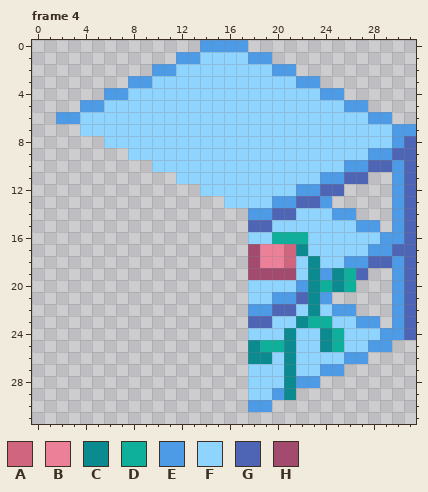
Two versions of one pixel-art file, Assets/Art/Decoration/S_ENV_Cupboard.aseprite. Above, as it was before the edit.
32x32 pixels, 4 frames. Shown: frame 4. The commit also changed other frames, which this record leaves out.
Palette (. is transparent): A #cf657f  B #ed8099  C #0b8a8f  D #0eaf9b  E #4d9be6  F #8fd3ff  G #4d65b4  H #a24b6f
Pixels before, frame 4, first column x 2:
 0 ............EEEE..............
 1 ..........EEFFFFEE............
 2 ........EEFFFFFFFFEE..........
 3 ......EEFFFFFFFFFFFFEE........
 4 ....EEFFFFFFFFFFFFFFFFEE......
 5 ..EEFFFFFFFFFFFFFFFFFFFFEE....
 6 EEFFFFFFFFFFFFFFFFFFFFFFFFEE..
 7 ..FFFFFFFFFFFFFFFFFFFFFFFFFFEE
 8 ....FFFFFFFFFFFFFFFFFFFFFFFFEG
 9 ......FFFFFFFFFFFFFFFFFFFFEEGG
10 ........FFFFFFFFFFFFFFFFEEGGEG
11 ..........FFFFFFFFFFFFEEGG..EG
12 ............FFFFFFFFEEGG....EG
13 ..............FFFFEEGGE.....EG
14 ................EEGGFFFEE...EG
15 ................GGFFFFFFFEE.EG
16 ................FFDDDFFFFFFEEG
17 ................HBBACFFFFFEEGG
18 ................HBBAFCFFEEGGEG
19 ................HHHHFCECDG..EG
20 ................FFFFECDCD...EG
21 ................FFEEGCE.....EG
22 ................EEGGFCFEE...EG
23 ................GGFFCDDFFEE.EG
24 ................FFFCFFCDFFFEEG
25 ................CDDCFFCDFFEE..
26 ................CCFCFFFFEE....
27 ................FFFCFFEE......
28 ................FFFCEE........
29 ................FFEC..........
30 ................EE............
The result:
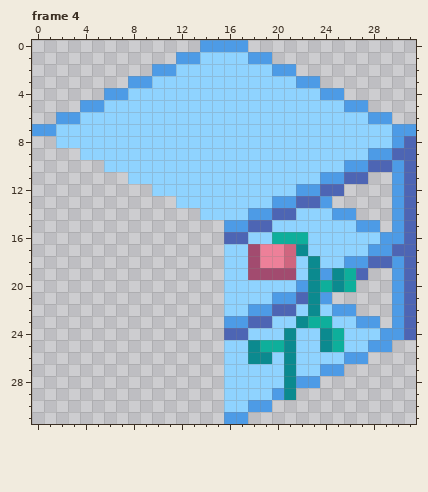
What changed:
{"where": "frame 4"}
{"frame":4,"y":7,"x":0,"old":"....","new":"EEFF"}
{"frame":4,"y":8,"x":2,"old":"....","new":"FFFF"}
{"frame":4,"y":9,"x":4,"old":"....","new":"FFFF"}
{"frame":4,"y":10,"x":6,"old":"....","new":"FFFF"}
{"frame":4,"y":11,"x":8,"old":"....","new":"FFFF"}
{"frame":4,"y":12,"x":10,"old":"....","new":"FFFF"}
{"frame":4,"y":13,"x":12,"old":"....","new":"FFFF"}
{"frame":4,"y":14,"x":14,"old":"....","new":"FFFF"}
{"frame":4,"y":15,"x":16,"old":"..","new":"EE"}
{"frame":4,"y":16,"x":16,"old":"..","new":"GG"}
{"frame":4,"y":17,"x":16,"old":"..","new":"FF"}
{"frame":4,"y":18,"x":16,"old":"..","new":"FF"}
{"frame":4,"y":19,"x":16,"old":"..","new":"FF"}
{"frame":4,"y":20,"x":16,"old":"..","new":"FF"}
{"frame":4,"y":21,"x":16,"old":"..","new":"FF"}
{"frame":4,"y":22,"x":16,"old":"..","new":"FF"}
{"frame":4,"y":23,"x":16,"old":"..","new":"EE"}
{"frame":4,"y":24,"x":16,"old":"..","new":"GG"}
{"frame":4,"y":25,"x":16,"old":"..","new":"FF"}
{"frame":4,"y":26,"x":16,"old":"..","new":"FF"}
{"frame":4,"y":27,"x":16,"old":"..","new":"FF"}
{"frame":4,"y":28,"x":16,"old":"..","new":"FF"}
{"frame":4,"y":29,"x":16,"old":"..","new":"FF"}
{"frame":4,"y":30,"x":16,"old":"..","new":"FF"}
{"frame":4,"y":31,"x":16,"old":"..","new":"EE"}
{"label":"added","picture_box":[32,124,248,424]}
